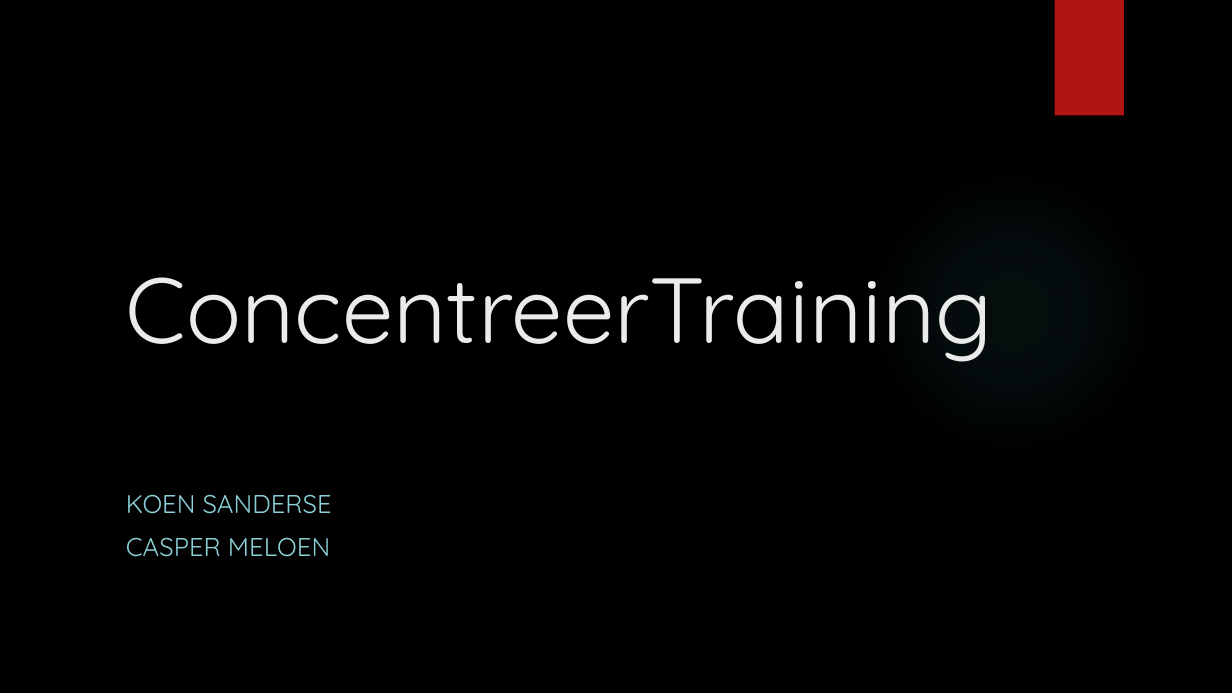
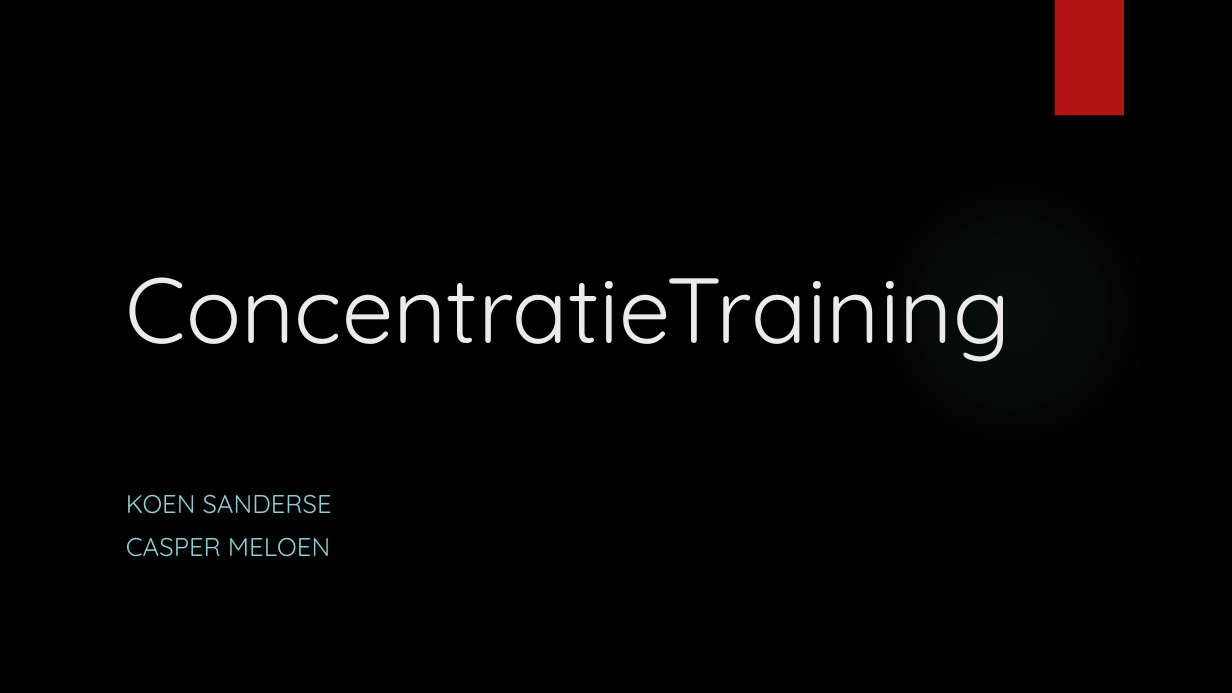
Before and after one commit to waffel183/ProjectGamelab, a slide deck: slide 1 of Portfolio/p01.pptx. Drawn at 1232x693 pixels with LibreOffice and Linux fonts; fonts in the diff are those of the drawing; background and template pictures are left out. Boxes give left, top, right and bottom in pixels: in the first picture for what was removed or moved away, otherwise in the second. Text is boxed around its words. In the diff, an @@ line names an element or a change of style, - is before the commit and + after.

Commit message:
changed name in pp

```diff
--- a/Portfolio/p01.pptx
+++ b/Portfolio/p01.pptx
@@ title at (x1=126, y1=277, x2=1011, y2=362): text changed @@
-ConcentreerTraining
+ConcentratieTraining
```
